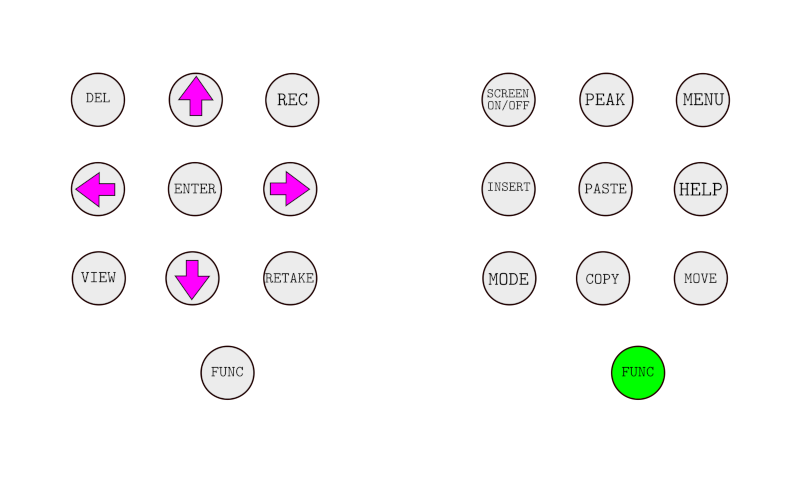
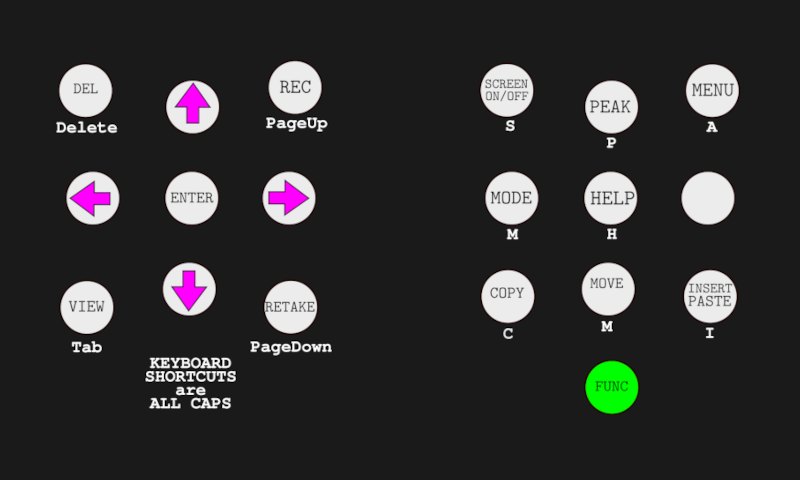
Two versions of the same layered image (w=800, h=480). Layer-by-layer changes:
renamed "buttons.png" to "buttons.png #2", painted on it over [50, 58, 750, 422]
painted on "Layer" over [0, 0, 800, 480]
